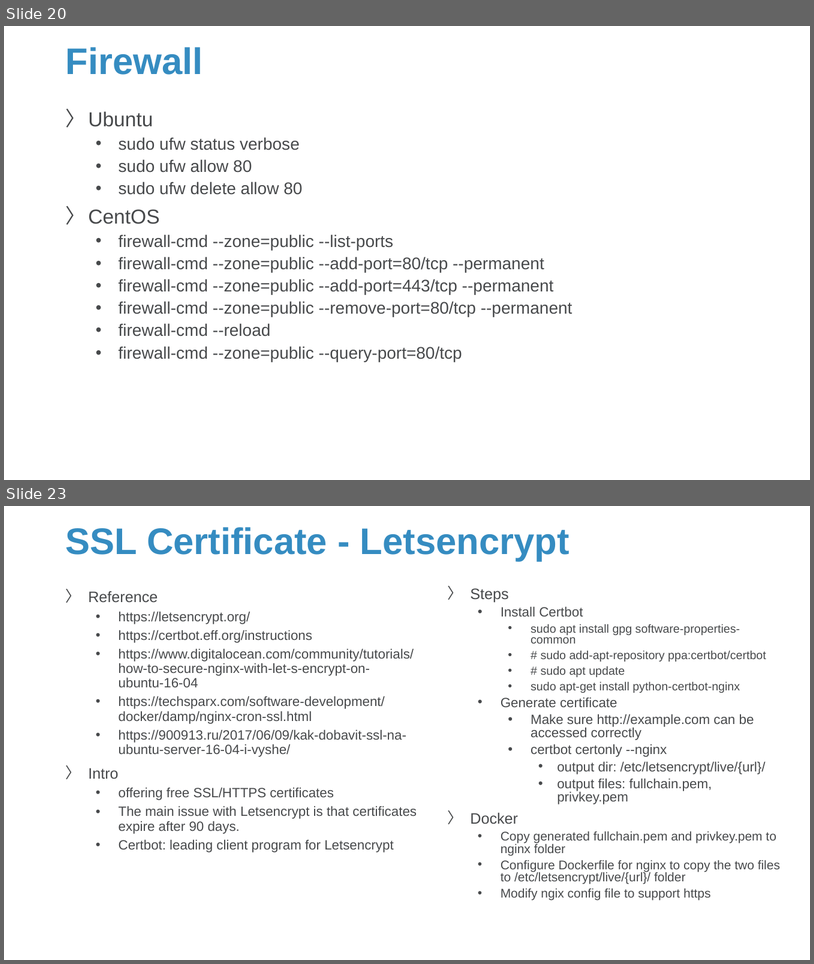
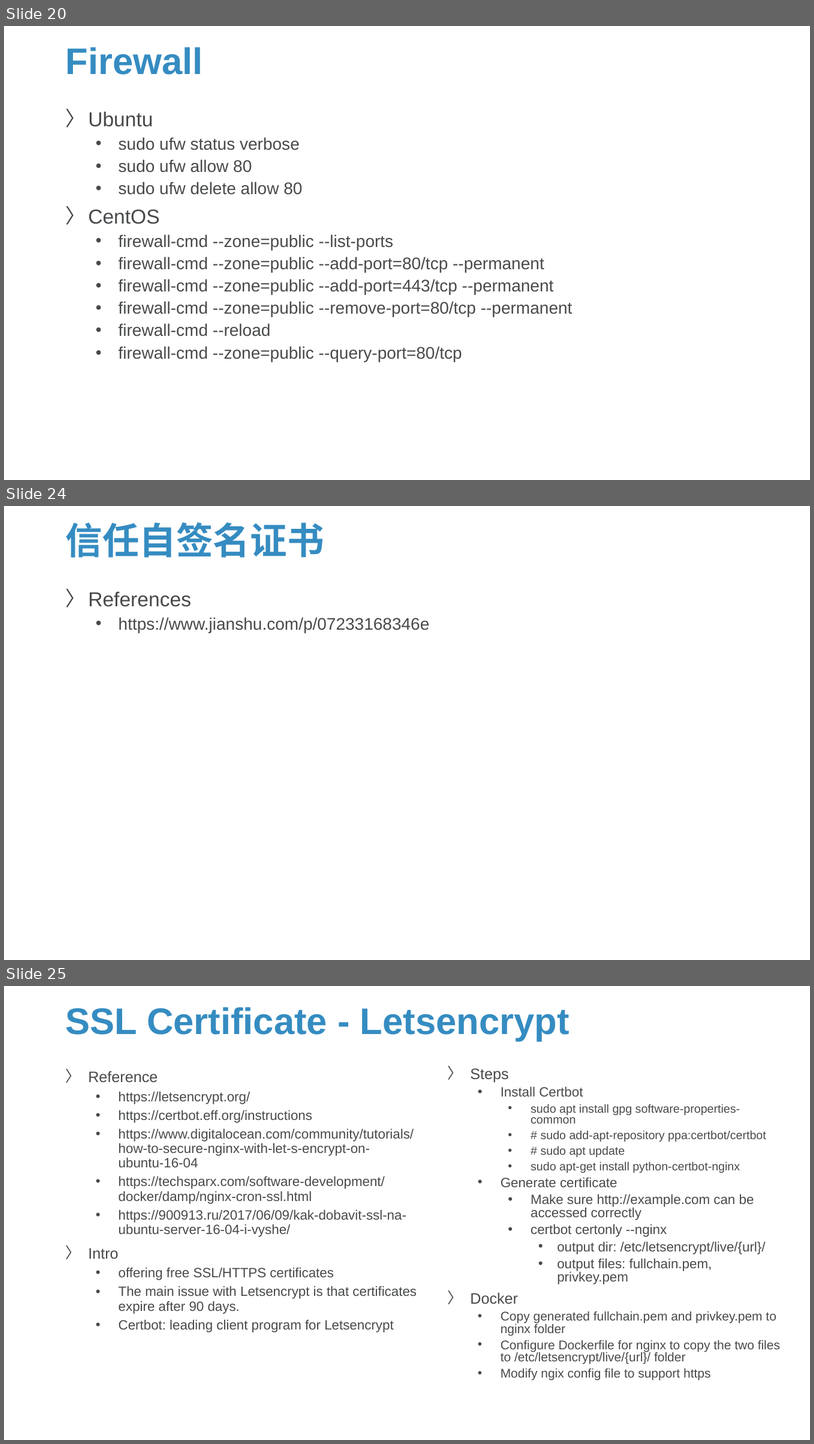
Before and after one commit to Sparks-Lu/TechNotes, a slide deck: Web/Server-Notes.pptx. Shown one above the other, each under a label of ours: slides 20 and 23 before the commit, slides 20, 24 and 25 after it; the slides between them are not shown. The pictures are 814x964 and 814x1444 pixels, drawn with LibreOffice and Linux fonts; fonts in the diff are those of the drawing; background and template pictures are left out. Boxes give left, top, right and bottom in pixels: in the first picture for what was removed or moved away, otherwise in the second. Text is boxed around its words. In the diff, an @@ line names an element or a change of style, - is before the commit and + after.

```diff
--- a/Web/Server-Notes.pptx
+++ b/Web/Server-Notes.pptx
@@ slide 24 added at bbox=[4, 506, 810, 960], background picture (left out) @@
@@ title added at bbox=[65, 522, 324, 558], 44 pt, text #358CC1, bold @@
+信任自签名证书
@@ text added at bbox=[88, 591, 430, 633], 20 pt, text #47494B @@
+〉 References
+  • https://www.jianshu.com/p/07233168346e
@@ what was slide 23 is now slide 25 @@
```
Also in this commit, not shown: 2 slides changed, 8 other slides added, 14 other files.
